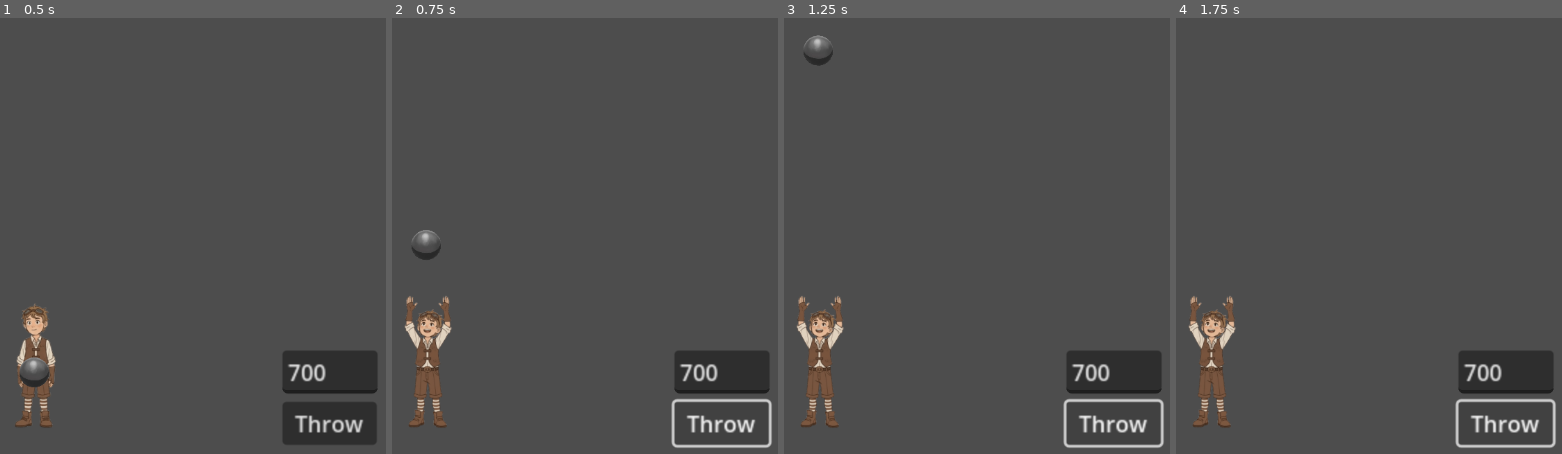
Above: before the commit, frames 1-4 (left to right).
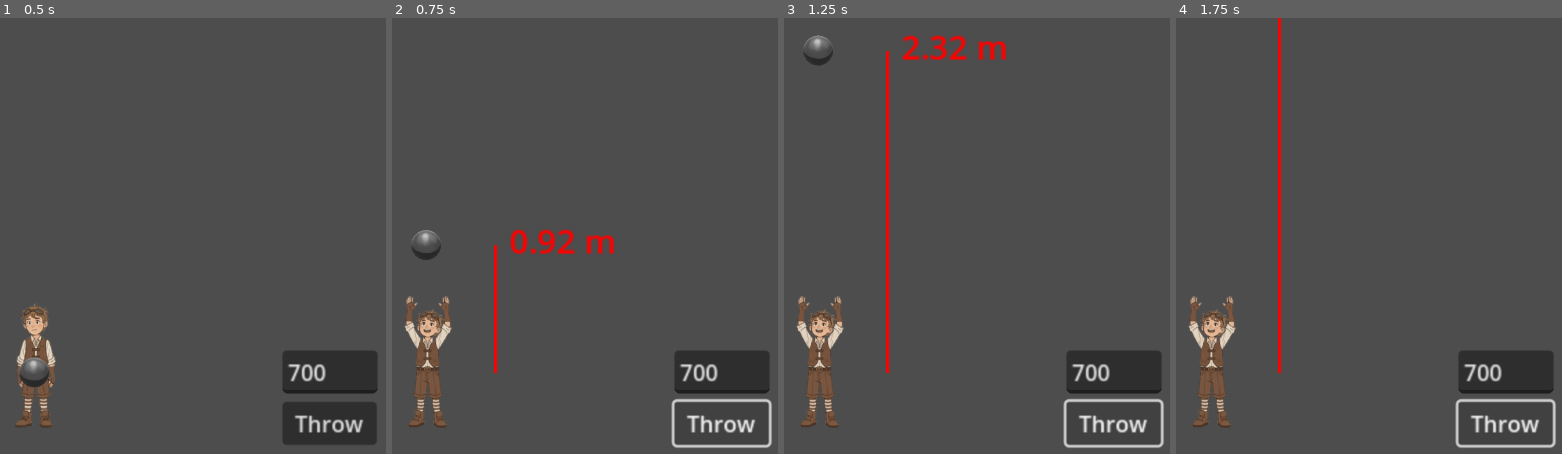
Above: after the commit, the same moments.

Repository: vasyukovin/physics
Game: Godot game, scene res://playground.tscn
Two runs of this game, one before a commit and one after it. Both use one fixed random seed, a clock stepped at 60 frames per second and the inputs below.
Inputs:
- Up to frame 1 (0.5 s): no input
- Up to frame 2 (0.75 s): click "Throw" at 0.5 s
- Up to frame 3 (1.25 s): no input
- Up to frame 4 (1.75 s): click "Throw" at 1.25 s

Frame 1 is identical in both runs. In frame 2, 0.9% of the frame differs, in the area x 26-58%, y 48-82%; in frame 3, 1.3%, in the area x 26-58%, y 3-82%; in frame 4, 0.6%.

Commit message:
ball height indicator

Diff:
--- a/playground.gd
+++ b/playground.gd
@@ -4,8 +4,12 @@
 @onready var force_input: LineEdit = $UI/ForceInput
 @onready var throw_button: Button = $UI/ThrowButton
 @onready var player_sprite: Sprite2D = $Player/Sprite2D
+@onready var height_line: Line2D = $HeightIndicator
+@onready var height_label: Label = $HeightLabel
 
 @export var hand_y_offset: float = 380.0
+@export var pixels_per_meter: float = 100.0  # Conversion factor: 100 pixels = 1 meter
+@export var line_x_offset: float = 50.0  # Distance from ball to line
 
 var default_ball_position: Vector2
 var hand_position_y: float
@@ -24,6 +28,18 @@
 
 	force_input.text = "700"
 
+	# Initialize height line
+	if height_line:
+		height_line.width = 2.0
+		height_line.default_color = Color.RED
+		height_line.visible = false
+
+	# Initialize height label
+	if height_label:
+		height_label.visible = false
+		height_label.add_theme_color_override("font_color", Color.RED)
+		height_label.add_theme_font_size_override("font_size", 24)
+
 func _physics_process(_delta):
 	if ball_is_thrown and not ball.freeze:
 		var current_y = ball.global_position.y
@@ -31,6 +47,9 @@
 		# Track maximum height (lowest Y value = highest up)
 		if current_y < max_ball_height:
 			max_ball_height = current_y
+
+		# Update height indicator
+		_update_height_indicator()
 
 		# Calculate which frame to show (0, 1, or 2)
 		# Frame 0 = ball at start (hands down)
@@ -56,6 +75,10 @@
 			ball.global_position = default_ball_position
 			player_sprite.frame = 0  # Reset to frame 0
 			max_ball_height = 0.0
+			if height_line:
+				height_line.visible = false
+			if height_label:
+				height_label.visible = false
 
 func _on_throw_button_pressed():
 	max_ball_height = default_ball_position.y
@@ -77,3 +100,45 @@
 	ball.apply_impulse(Vector2(0, -force_value))
 
 	ball_is_thrown = true
+
+func _update_height_indicator():
+	if not ball_is_thrown or ball.freeze:
+		return
+
+	var ball_center = ball.global_position
+	var reference_y = starting_ball_y  # Reference point (0 height)
+
+	# Calculate height in pixels (Y increases downward, so lower Y = higher up)
+	var height_pixels = reference_y - ball_center.y
+
+	# Convert to meters
+	var height_meters = height_pixels / pixels_per_meter
+
+	# Only show if ball is above reference point
+	if height_meters > 0:
+		if height_line:
+			height_line.visible = true
+
+			# Position line next to ball (in global coordinates)
+			var line_start_global = Vector2(ball_center.x + line_x_offset, reference_y)
+			var line_end_global = Vector2(ball_center.x + line_x_offset, ball_center.y)
+
+			# Convert to local coordinates (relative to HeightIndicator node)
+			var line_start = height_line.to_local(line_start_global)
+			var line_end = height_line.to_local(line_end_global)
+
+			height_line.clear_points()
+			height_line.add_point(line_start)
+			height_line.add_point(line_end)
+
+		# Update height label - show meters next to the ball
+		if height_label:
+			height_label.visible = true
+			height_label.text = "%.2f m" % height_meters  # Format: "X.XX m"
+			# Position label at the top of the line (at ball's current height)
+			height_label.position = to_local(Vector2(ball_center.x + line_x_offset + 10, ball_center.y - 20))
+	else:
+		if height_line:
+			height_line.visible = false
+		if height_label:
+			height_label.visible = false
--- a/playground.tscn
+++ b/playground.tscn
@@ -40,3 +40,13 @@
 [node name="Camera2D" type="Camera2D" parent="."]
 position = Vector2(587, 247)
 zoom = Vector2(2, 2)
+
+[node name="HeightIndicator" type="Line2D" parent="."]
+points = PackedVector2Array(0, 2)
+
+[node name="HeightLabel" type="Label" parent="."]
+offset_left = 631.0
+offset_top = 321.0
+offset_right = 700.0
+offset_bottom = 345.0
+text = "0.00 m"
